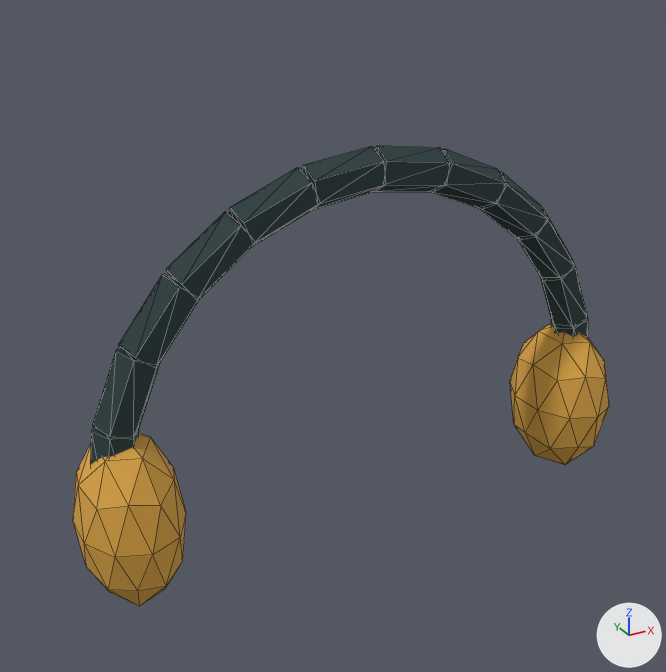
Renders of the glTF model public/models/acc-headphones.glb from each side of a commit.
One viewpoint serves both versions: a 50 mm lens placed at (-0.471, -0.767, 0.524), pointed at (-0.041, 0.016, 0.132). Lighting does not change. The marker at lower right points along +X, +Y and +Z. The picture after the commit comes second. Mesh edges are drawn as thin lines. Where no turn or scale is listed for an object, it has been applied to the vertices. Vertices at exactly the same position are counted once.

In view in the first picture: 'acc-headphones_acc-headphones__head_mesh'.
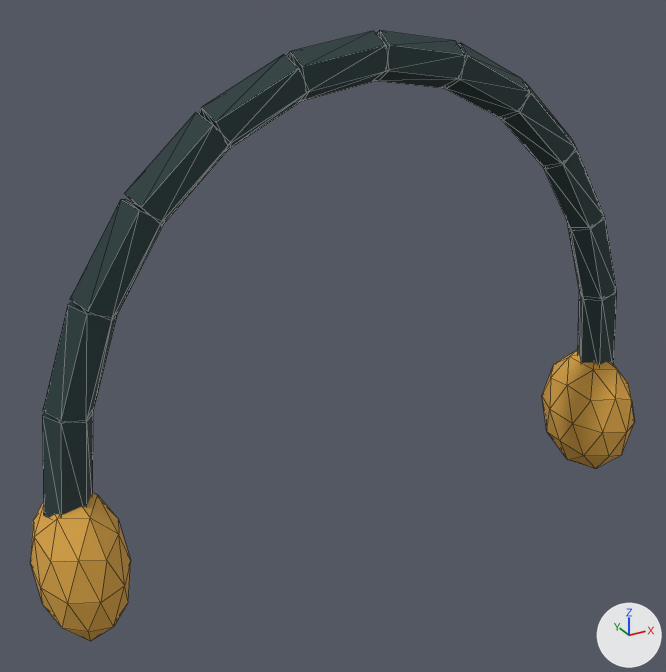
Edits to the bpy script that builds the scene:
```text
Change me_icosphere_061:
    used by ob_acc_headphones_acc_headphones__head_mesh; location = (-0.277, 0.005, -0.01)
    remove me_icosphere_061.from_pydata(...)  # 228 vertices, 400 faces; spans x -0.051..0.605, y -0.07..0.07, z -0.097..0.341
    add me_icosphere_061.from_pydata(...)  # 228 vertices, 400 faces; spans x -0.044..0.704, y -0.07..0.07, z -0.082..0.484
    me_icosphere_061 part 1: the loose piece of 42 vertices spanning x -0.051..0.051, y -0.07..0.07, z -0.097..0.097 is scaled about its middle by (0.852, 1, 0.845)
    me_icosphere_061 part 2: the loose piece of 42 vertices spanning x 0.503..0.605, y -0.07..0.07, z -0.097..0.097 is scaled about its middle by (0.852, 1, 0.845), then moved by (0.106, 0.0, 0.0)
    me_icosphere_061 part 3: 144 of 228 vertices moved; they spanned x -0.038..0.592, y -0.02..0.02, z 0.023..0.341 and now span x -0.028..0.688, y -0.02..0.02, z 0.058..0.484; mean shift (0.053, 0.0, 0.103); largest move (0.356, 0.0, 0.331) -> (0.42, 0.0, 0.47)
Change ob_acc_headphones_acc_headphones__head_mesh:
    ob_acc_headphones_acc_headphones__head_mesh.location: (-0.277, 0.005, -0.01) -> (-0.33, 0.005, -0.045)
```

Where the change shows, as pixel boxes [x1, y1, x2, y2] in the pictures (666 x 672 px; the box of a moved part takes in the faces that stretch with it):
'acc-headphones_acc-headphones__head_mesh', reshaped, moved (13% wider, 33% taller): before [73, 146, 609, 606]; after [30, 30, 634, 641]
part 1 of me_icosphere_061, moved or reshaped: before [73, 433, 186, 606]; after [30, 492, 131, 641]
part 2 of me_icosphere_061, moved or reshaped: before [510, 323, 609, 465]; after [542, 349, 634, 469]
part 3 of me_icosphere_061, moved or reshaped: before [90, 146, 588, 465]; after [42, 30, 617, 518]
